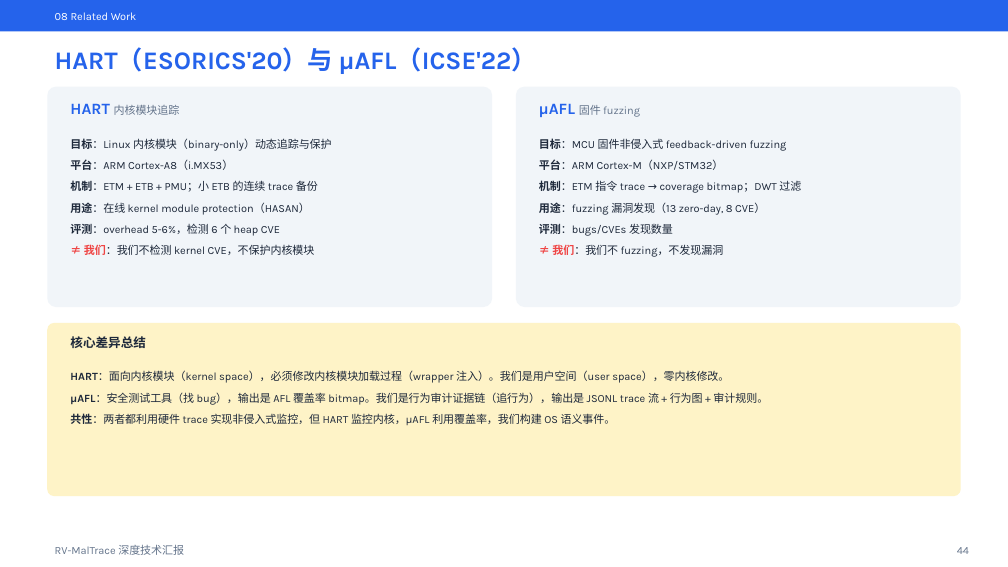
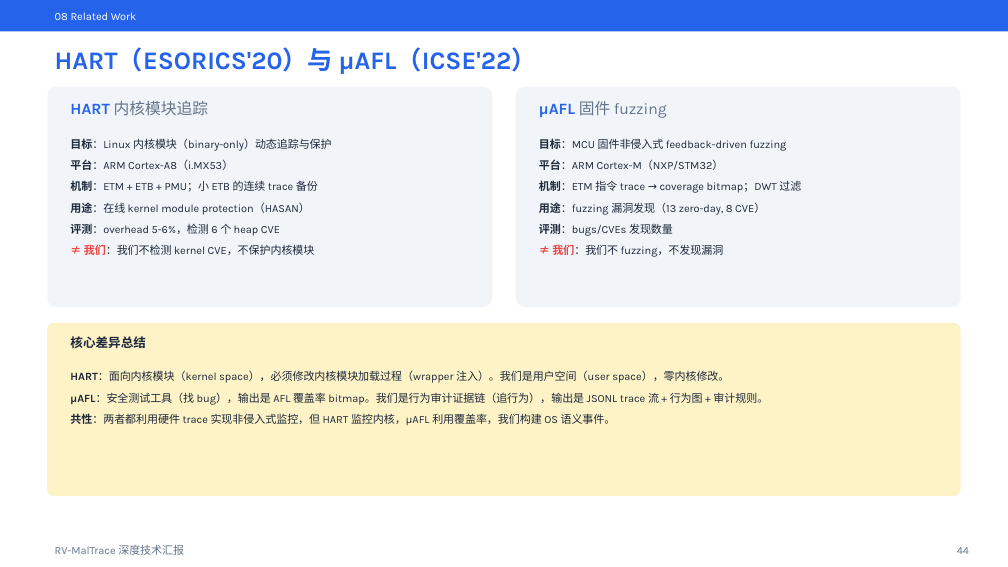
Before and after one commit to NayCheno/rv-maltrace, a slide deck: slide 44 of docs/12-presentations/slide/rv-maltrace.pptx. Drawn at 1008x567 pixels with LibreOffice and Linux fonts; fonts in the diff are those of the drawing. Boxes give left, top, right and bottom in pixels: in the first picture for what was removed or moved away, otherwise in the second. Text is boxed around its words. In the diff, an @@ line names an element or a change of style, - is before the commit and + after.

```diff
--- a/docs/12-presentations/slide/rv-maltrace.pptx
+++ b/docs/12-presentations/slide/rv-maltrace.pptx
@@ text "HART 内核模块追踪" at (70,101,208,115): size 10.5 to 15 pt in "内核模块追踪" @@
@@ text "μAFL 固件 fuzzing" at (539,101,667,118): size 10.5 to 15 pt in "固件 fuzzing" @@
```
Also in this commit, not shown: 6 other slides changed.
